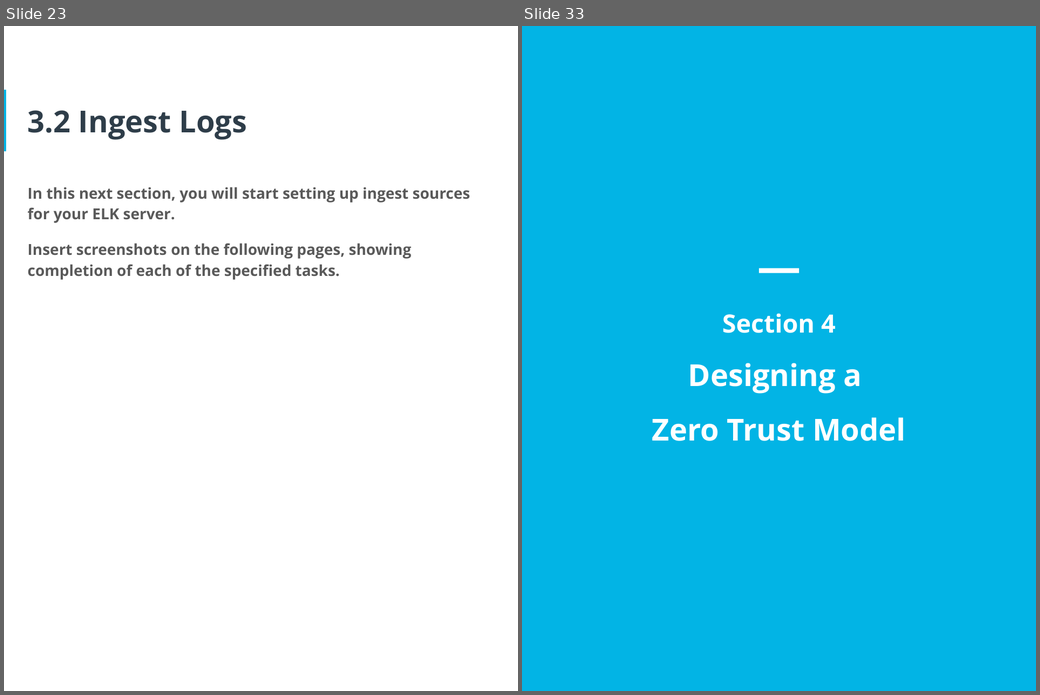
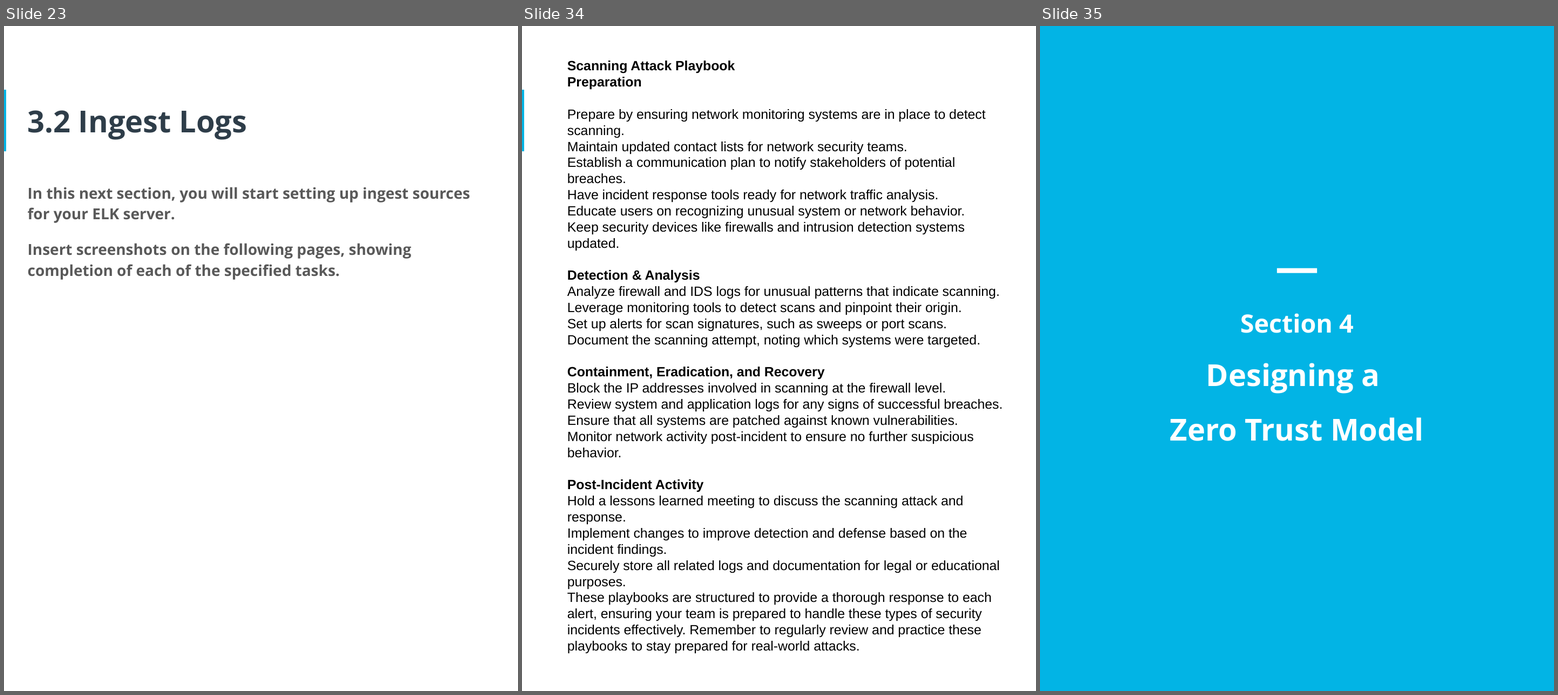
Before and after one commit to osman-software-engineer/enterprise-perimeter-and-network-security, a slide deck: phase-1/CyberSecurity Implementation Plan.pptx. Shown side by side, each under a label of ours: slides 23 and 33 before the commit, slides 23, 34 and 35 after it; the slides between them are not shown. The pictures are 1040x695 and 1558x695 pixels, drawn with LibreOffice and Linux fonts; fonts in the diff are those of the drawing. Boxes give left, top, right and bottom in pixels: in the first picture for what was removed or moved away, otherwise in the second. Text is boxed around its words. In the diff, an @@ line names an element or a change of style, - is before the commit and + after.

Commit message:
Feature: Completed project and submitted for review

```diff
--- a/phase-1/CyberSecurity Implementation Plan.pptx
+++ b/phase-1/CyberSecurity Implementation Plan.pptx
@@ slide 34 added at (x1=522, y1=26, x2=1036, y2=691), background #FFFFFF; not listed: 1 template element that a slide beside it also shows @@
@@ text added at (x1=567, y1=61, x2=1003, y2=653), 16 pt, text #000000 @@
+Scanning Attack Playbook
+Preparation
+Prepare by ensuring network monitoring systems are in place to detect scanning.
+Maintain updated contact lists for network security teams.
+Establish a communication plan to notify stakeholders of potential breaches.
+Have incident response tools ready for network traffic analysis.
+Educate users on recognizing unusual system or network behavior.
+Keep security devices like firewalls and intrusion detection systems updated.
+Detection & Analysis
+Analyze firewall and IDS logs for unusual patterns that indicate scanning.
+Leverage monitoring tools to detect scans and pinpoint their origin.
+Set up alerts for scan signatures, such as sweeps or port scans.
+Document the scanning attempt, noting which systems were targeted.
+Containment, Eradication, and Recovery
+Block the IP addresses involved in scanning at the firewall level.
+Review system and application logs for any signs of successful breaches.
+Ensure that all systems are patched against known vulnerabilities.
+Monitor network activity post-incident to ensure no further suspicious behavior.
+Post-Incident Activity
+Hold a lessons learned meeting to discuss the scanning attack and response.
+Implement changes to improve detection and defense based on the incident findings.
+Securely store all related logs and documentation for legal or educational purposes.
+These playbooks are structured to provide a thorough response to each alert, ensuring your team is prepared to handle these types of security incidents effectively. Remember to regularly review and practice these playbooks to stay prepared for real-world attacks.
@@ what was slide 33 is now slide 35 @@
```
Also in this commit, not shown: 15 slides changed, 5 other slides added.
